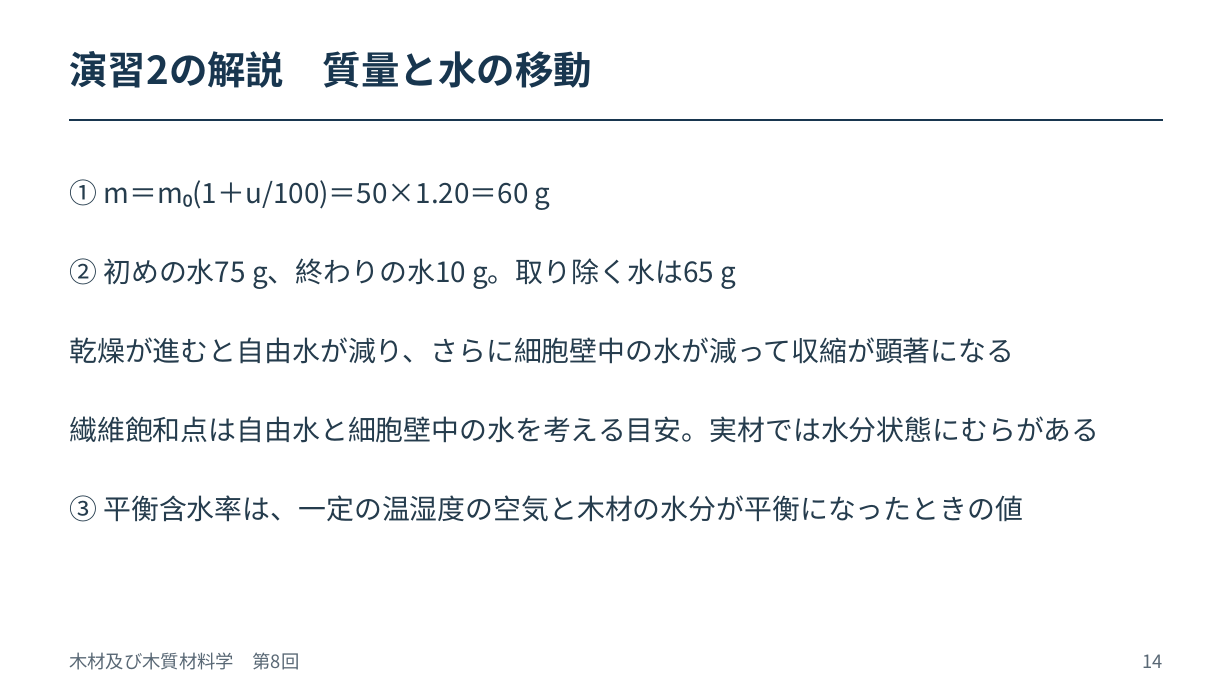
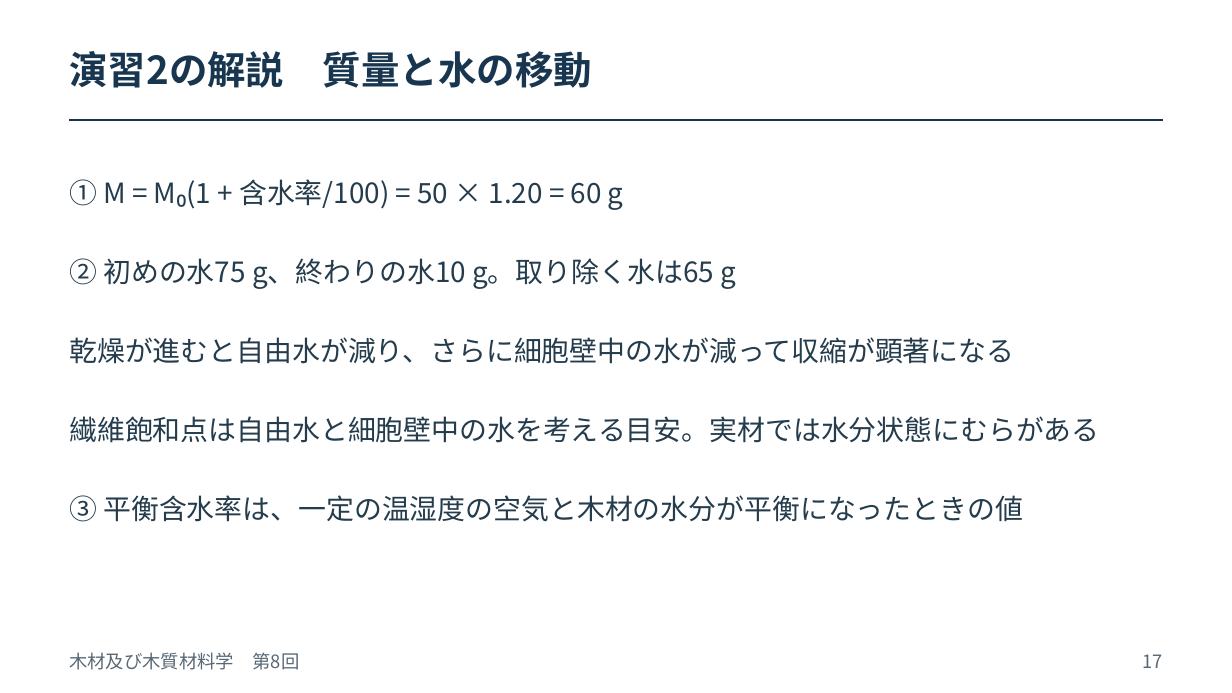
Before and after one commit to zooc-14calbp/wood-science-course, a slide deck: slide 17 of 第08回/08_木材と水.pptx (slide 14 before the commit). Drawn at 1232x693 pixels with LibreOffice and Linux fonts; fonts in the diff are those of the drawing. Boxes give left, top, right and bottom in pixels: in the first picture for what was removed or moved away, otherwise in the second. Text is boxed around its words. In the diff, an @@ line names an element or a change of style, - is before the commit and + after.

```diff
--- a/第08回/08_木材と水.pptx
+++ b/第08回/08_木材と水.pptx
@@ text at (69,179,624,210): text changed @@
-① m＝m₀(1＋u/100)＝50×1.20＝60 g
+① M = M₀(1 + 含水率/100) = 50 × 1.20 = 60 g
@@ text at (1142,654,1162,668): text changed @@
-14
+17
```
Also in this commit, not shown: 15 other slides changed, 4 slides added, 1 slide removed, 12 other files.
